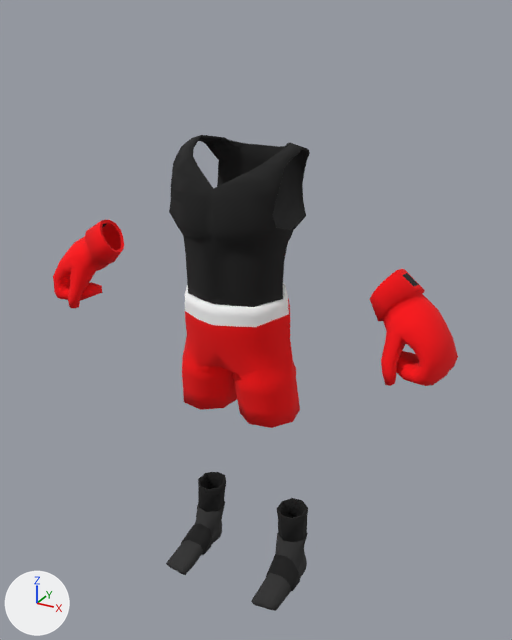
The FBX model Assets/Models/Outfits/Boxing/Boxing_1.fbx, before and after one commit.
Before and after are seen from a 50 mm camera at (1.56, -2.66, 2.8) aimed at (0.05, 0.07, 1.44). Every picture has the same lights, and +X, +Y and +Z are marked at lower left.

Objects in the first picture: 'Left Boxing Glove', 'Right Boxing Glove', 'Shoes', 'Shorts', 'Socks', 'Tank Top'.
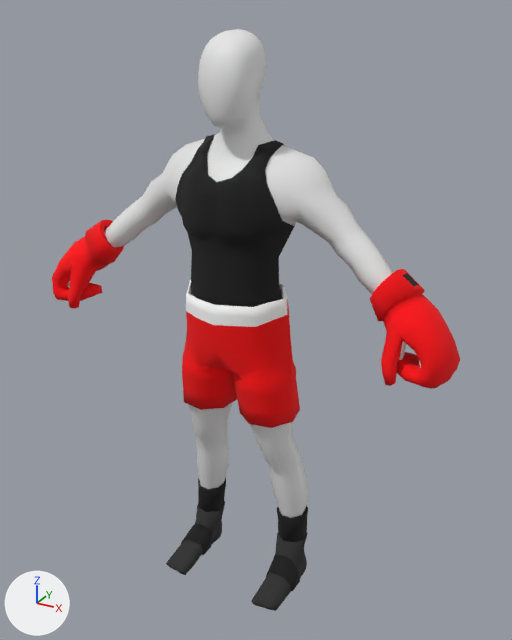
Boxes [x1, y1, x2, y2] around the edits, measured in the pictures (512 x 640 px; the box of a moved part takes in the faces that stretch with it):
```json
{"object": "Skin", "change": "added", "after": [67, 29, 421, 518]}
{"object": "Tank Top", "change": "reshaped", "before": [169, 135, 310, 307], "after": [175, 135, 295, 307]}
{"object": "Left Boxing Glove", "change": "reshaped", "before": [370, 269, 458, 386], "after": [370, 269, 460, 389]}
{"part": 1, "of": "me_cube_002", "change": "moved or reshaped", "before": [395, 310, 458, 386], "after": [395, 310, 460, 389]}
```

The change, as JSON lines over the scene's bpy script:
```json
{"block": "me_cylinder_007", "where": "# used by ob_tank_top; location = (0.0, 0.0, 1.337)"}
{"op": "remove", "block": "me_cylinder_007", "code": "me_cylinder_007.from_pydata(...)  # 314 vertices, 324 faces; spans x -0.282..0.275, y -0.239..0.262, z 0.215..0.948"}
{"op": "add", "block": "me_cylinder_007", "code": "me_cylinder_007.from_pydata(...)  # 314 vertices, 324 faces; spans x -0.281..0.281, y -0.21..0.237, z 0.129..0.953"}
{"block": "me_cylinder_007", "change": "me_cylinder_007 part 2: 314 vertices removed from x -0.282..0.275, y -0.239..0.262, z 0.215..0.948; 314 vertices added at x -0.281..0.281, y -0.21..0.237, z 0.129..0.953"}
{"block": "me_cube_002", "where": "# used by ob_left_boxing_glove; location = (0.0, 0.0, 0.0)"}
{"op": "remove", "block": "me_cube_002", "code": "me_cube_002.from_pydata(...)  # 460 vertices, 458 faces; spans x 0.66..1.027, y -0.248..0.089, z 1.418..1.843"}
{"op": "add", "block": "me_cube_002", "code": "me_cube_002.from_pydata(...)  # 460 vertices, 458 faces; spans x 0.66..1.04, y -0.248..0.089, z 1.408..1.843"}
{"block": "me_cube_002", "change": "me_cube_002 part 1: 208 of 460 vertices moved; they spanned x 0.822..1.027, y -0.22..0.065, z 1.418..1.679 and now span x 0.823..1.04, y -0.22..0.065, z 1.408..1.678; mean shift (0.008, 0.0, -0.006); largest move (1.0, -0.093, 1.488) -> (1.018, -0.093, 1.474)"}
{"op": "add", "block": "me_cylinder_002", "code": ["me_cylinder_002 = bpy.data.meshes.new('Cylinder.002')", "me_cylinder_002.from_pydata(...)  # 1829 vertices, 1834 faces; spans x -0.96..0.96, y -0.23..0.23, z -1.34..1.39"]}
{"op": "add", "block": "ob_skin", "code": ["ob_skin = bpy.data.objects.new('Skin', me_cylinder_002)", "ob_skin.location = (0.0, 0.0, 1.337)"]}
```
